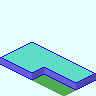
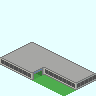
Layers edited between the first and the second 96×96 image:
removed layer "Floar" over [2, 43, 94, 82]
removed layer "Wire_T" over [0, 42, 96, 83]
removed group "Wall" (2 layers) over [0, 58, 96, 89]
removed layer "Wall_S" from group "Wall" over [0, 58, 76, 89]
removed layer "Wall_E" from group "Wall" over [32, 68, 96, 89]
removed layer "Wire_B" over [0, 49, 96, 90]
painted on "Base_Plate_1x2.png" over [0, 42, 96, 90]
